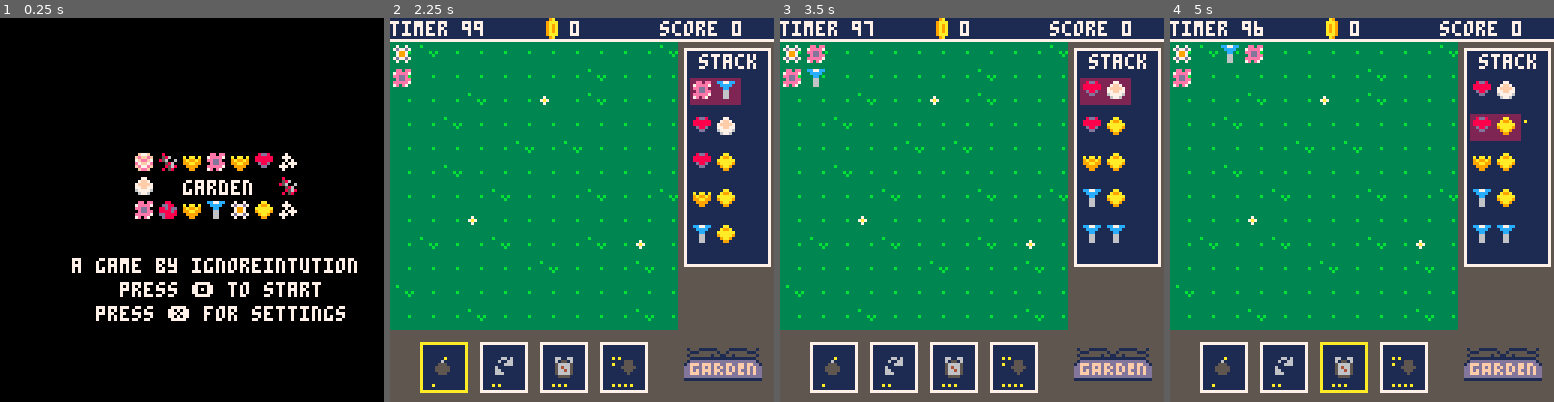
Above: before the commit, frames 1-4 (left to right).
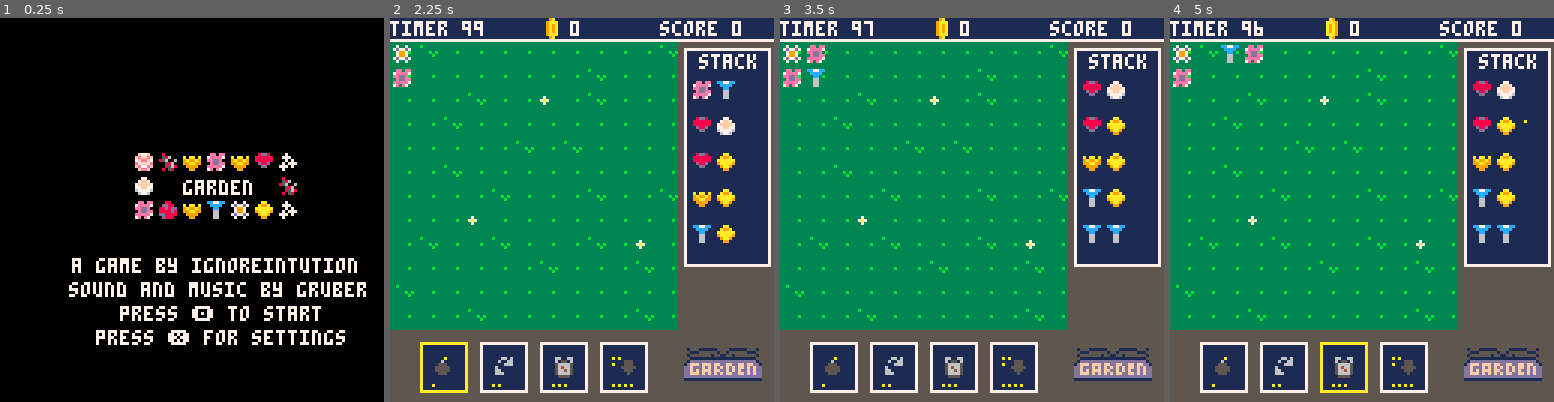
Above: after the commit, the same moments.

Repository: ignoreintuition/garden
Game: PICO-8 cartridge flower.p8
Same seed, same stepped clock (60 frames per second), same inputs: the game is played once before the commit and once after it.
Inputs:
- Up to frame 1 (0.25 s): no input
- Up to frame 2 (2.25 s): tap O (Z key) at 0.33, 0.7, 1.43, 2.22 s; tap X (X key) at 1.07, 2.07 s; hold Left from 1.97 s (still down)
- Up to frame 3 (3.5 s): release Left at 2.37 s; tap X (X key) every 0.33 s from 2.4 to 3.4 s; hold Down 2.42-2.82 s; hold Right from 2.87 s (still down); tap O (Z key) at 3.1 s
- Up to frame 4 (5 s): release Right at 3.53 s; hold Up 3.58-4.08 s; tap X (X key) every 0.33 s from 3.73 to 4.73 s; tap O (Z key) at 3.98, 4.87 s; hold Right 4.13-4.53 s; hold Down from 4.58 s (still down)

The runs differ from the first frame. In frame 1, 3.7% of the frame differs, in the area x 17-96%, y 68-86%; in frame 2, 0.6%; in frame 3, 0.6%; in frame 4, 0.7%.

Commit message:
Added sound

Diff:
--- a/flower.p8
+++ b/flower.p8
@@ -1,6 +1,9 @@
 pico-8 cartridge // http://www.pico-8.com
 version 41
 __lua__
+
+--garden 1.0.0
+--by IgnoreIntuition
 --game
 #include src/entity.lua
 #include src/game.lua
@@ -30,10 +33,10 @@
 00000000000000000000000000000000000000000000000000000000000000000000000000000000000000000000000000000000333333333333333333333333
 00aa9000000a90000009000000000000000000000000000000000000000000000000000000000000000000000000000000000000000000000000000000000000
 0aaaa90000aaa900000a000000000000000000000066660000000600000000000000000000000000000000000000000000000000000000000000000000000000
-aaa9aa9000a9a900000a000000000000000660000665566006000000000000000000000000000000000000000000000000000000000000000000000000000000
-aa9aaa9000a9a900000a000000066000006556000650056000000000000000000000000000000000000000000000000000000000000000000000000000000000
-aaa9aa9000a9a900000a000000066000006556000650056000000000000000000000000000000000000000000000000000000000000000000000000000000000
-0a9aa90000aaa900000a000000000000000660000665566006000000000000000000000000000000000000000000000000000000000000000000000000000000
+aaa9aa9000a9a900000a000000000000000660000600666006000000000000000000000000000000000000000000000000000000000000000000000000000000
+aa9aaa9000a9a900000a000000066000006066000600066000060000000000000000000000000000000000000000000000000000000000000000000000000000
+aaa9aa9000a9a900000a000000006000006066000600066000006000000000000000000000000000000000000000000000000000000000000000000000000000
+0a9aa90000aaa900000a000000000000000660000600666006000000000000000000000000000000000000000000000000000000000000000000000000000000
 00aa9000000a90000009000000000000000000000066660000000600000000000000000000000000000000000000000000000000000000000000000000000000
 00000000000000000000000000000000000000000000000000000000000000000000000000000000000000000000000000000000000000000000000000000000
 00000000000000000000000000000000000000000000000000000000000000000000000000000000000000000000000000000000000000000000000000000000
--- a/src/boomStack.lua
+++ b/src/boomStack.lua
@@ -28,9 +28,10 @@
   interval = 8,
   timer = 0,
   frame = 1,
-  animationCycle = { 19, 20, 21 },
+  animationCycle = { 19, 20, 21, 22 },
   complete = false,
   init = function(_ENV, locX, locY)
+    sfx(3)
     x = locX
     y = locY
   end,
@@ -38,11 +39,12 @@
     timer += 1
     if timer == interval then
       newFrame = frame + 1
-      if (newFrame > 3) then
+      if (newFrame > 4) then
         complete = true
       else
         frame=newFrame
       end
+
       timer = 0
     end
   end,
--- a/src/cards.lua
+++ b/src/cards.lua
@@ -27,6 +27,7 @@
     end
   end,
   selectPrev = function(_ENV)
+    sfx(4)
     if selectedCard == 4 then
       selectedCard = 1
     else
@@ -34,6 +35,7 @@
     end
   end,
   selectNext = function(_ENV)
+    sfx(4)
     if selectedCard == 1 then
       selectedCard = 4
     else
--- a/src/controller.lua
+++ b/src/controller.lua
@@ -13,20 +13,28 @@
   placeTile = function(_ENV, game)
     if btnp(0) then
       game.tile:move({ -1, 0 }, game.garden)
+      sfx(0)
     elseif btnp(1) then
       game.tile:move({ 1, 0 }, game.garden)
+      sfx(0)
     elseif btnp(2) then
       game.tile:move({ 0, -1 }, game.garden)
+      sfx(0)
     elseif btnp(3) then
       game.tile:move({ 0, 1 }, game.garden)
+      sfx(0)
     elseif btnp(5) then
       game.tile:rotate(game.garden)
+      sfx(0)
     elseif btnp(4) then
       if not game.garden:checkCollision(game.tile.face[1]) and not game.garden:checkCollision(game.tile.face[2]) then
         game.tile:place(game.garden)
         game.garden:score()
         gameScene.mode = 'select'
+        sfx(2)
         return { tile = {} }
+      else
+        sfx(5)
       end
     end
     return {
--- a/src/garden.lua
+++ b/src/garden.lua
@@ -91,11 +91,25 @@
     gameScene.coins += 1
   end,
   bomb = function(_ENV)
+    local oldFlowers = shallowCopy(flowers)
     for y = 1, 12 do
       flowers[y] = {}
       for x = 1, 12 do
+        if oldFlowers[y][x] > 0 then
+          gameScene.boomStack:add((x - 1) * 8, y * 8)
+        end
         flowers[y][x] = 0
       end
     end
+  end,
+  shallowCopy = function(g)
+    c = {}
+    for y = 1, 12 do
+      c[y] = {}
+      for x = 1, 12 do
+        c[y][x] = g[y][x]
+      end
+    end
+    return c
   end
 })
--- a/src/scene/game.lua
+++ b/src/scene/game.lua
@@ -5,6 +5,7 @@
   score,
   mode,
   init = function(_ENV)
+    music(0, 1000)
     timer = settingsScene.timer
     coins = 0
     score = 0
--- a/src/scene/gameOver.lua
+++ b/src/scene/gameOver.lua
@@ -6,8 +6,10 @@
   end,
   update = function(_ENV)
     if btnp(4) then
+      sfx(3)
       return 'game'
     elseif btnp(5) then
+      sfx(3)
       return 'title'
     end
     return 'gameOver'
--- a/src/scene/settings.lua
+++ b/src/scene/settings.lua
@@ -9,19 +9,29 @@
     if btnp(0) then
       if selected == 0 and timer - 10 >= 10 then
         timer -= 10
+        sfx(3)
       elseif selected == 1 and flowerCnt - 1 >= 1 then
+        sfx(3)
         flowerCnt -= 1
+      else
+        sfx(5)
       end
     elseif btnp(1) then
       if selected == 0 and timer + 10 <= 999 then
         timer += 10
+        sfx(3)
       elseif selected == 1 and flowerCnt + 1 <= 12 then
         flowerCnt += 1
+        sfx(3)
+      else
+        sfx(5)
       end
     elseif btnp(2) then
       selected = (selected + 1) % 2
+      sfx(3)
     elseif btnp(3) then
       selected = (selected - 1) % 2
+      sfx(3)
     elseif btnp(4) then
       return 'title'
     elseif btnp(5) then
@@ -32,7 +42,7 @@
   draw = function(_ENV)
     cls()
     print('settings', 45, 32, 7)
-    spr(1, 32, 46 + (selected) * 8)
+    spr(1, 32, 46 + selected * 8)
     print('timer: ' .. timer, 42, 48, 7)
     print('flowers: ' .. flowerCnt, 40, 56, 7)
     print('❎ to go back to title screen', 10, 72, 7)
--- a/src/scene/title.lua
+++ b/src/scene/title.lua
@@ -11,8 +11,10 @@
     end
     currInterval -= 1
     if btnp(4) then
+      sfx(3)
       return 'game'
     elseif btnp(5) then
+      sfx(3)
       return 'settings'
     end
     return 'title'
@@ -27,8 +29,9 @@
       rectfill(52, 52, 92, 60, 0)
       print('garden', 61, 54, 7)
       print('a game by ignoreintution', 24, 80, 7)
-      print('press 🅾️ to start', 40, 88, 7)
-      print('press ❎ for settings', 32, 96, 7)
+      print('sound and music by gruber', 23, 88, 7)
+      print('press 🅾️ to start', 40, 96, 7)
+      print('press ❎ for settings', 32, 104, 7)
     end
   end,
   updateFlowers = function(_ENV)
--- a/src/tileStack.lua
+++ b/src/tileStack.lua
@@ -18,6 +18,7 @@
     stack[1].selected = true
   end,
   selectPrev = function(_ENV)
+    sfx(4)
     stack[currentItem].selected = false
     if currentItem == 1 then
       currentItem = 5
@@ -28,6 +29,7 @@
     return { tile = {} }
   end,
   selectNext = function(_ENV)
+    sfx(4)
     stack[currentItem].selected = false
     if currentItem == 5 then
       currentItem = 1
@@ -57,8 +59,10 @@
       stack[1].selected = true
       currentItem = 1
       gameScene.mode = 'place'
+      sfx(2)
       return { tile = tile }
     end
+    sfx(5)
     return { tile = {} }
   end,
   draw = function(_ENV)
@@ -70,7 +74,9 @@
         end
         local x = 100
         local y = 8 * i * 1.5 + 8
-        rectfill(x, y, x + 16, y + 8, 2)
+        if gameScene.mode == 'select' then
+          rectfill(x, y, x + 16, y + 8, 2)
+        end
         if cost > 1 then
           for j = 1, cost - 1 do
             line(x + offset[j].x, y + offset[j].y, x + offset[j].x, y + offset[j].y, 10)
Not shown, changed: the music (__music__) section of flower.p8
Not shown, changed: the sound effects (__sfx__) section of flower.p8
Not shown, changed: dist/flower.p8.png
